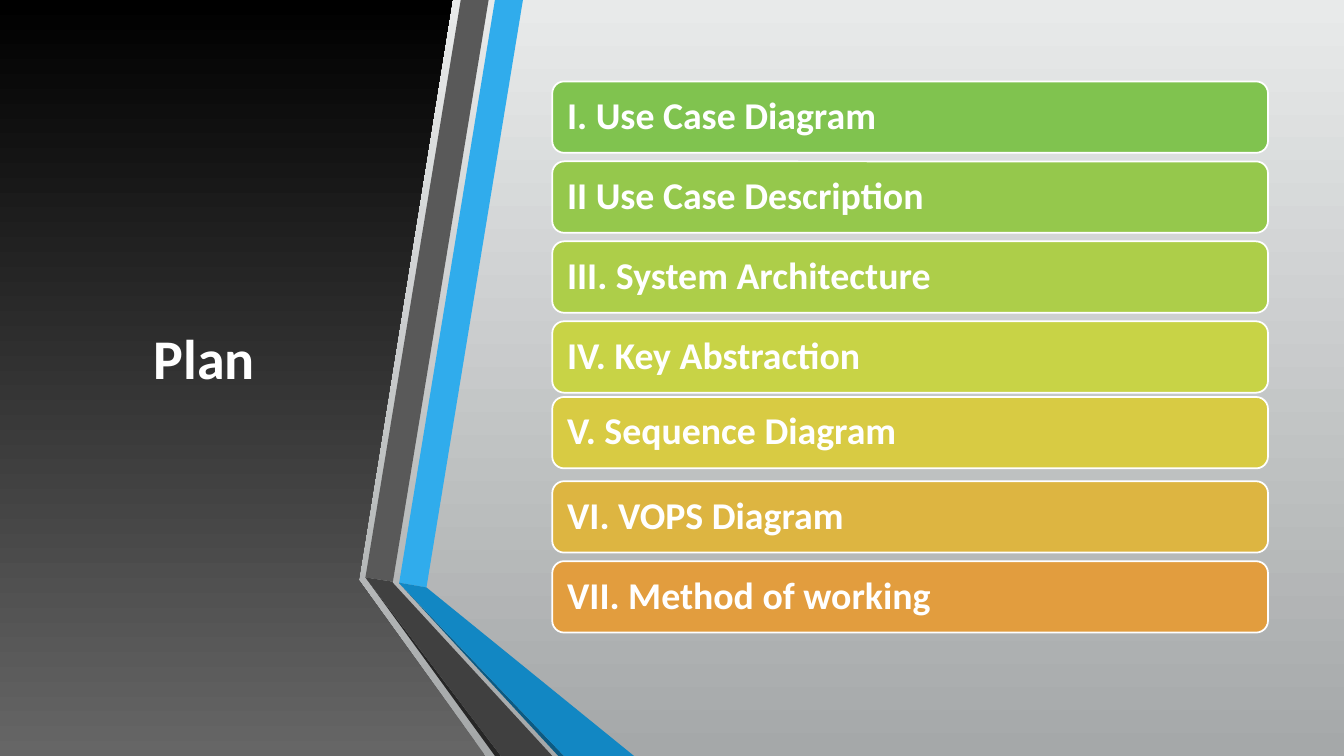
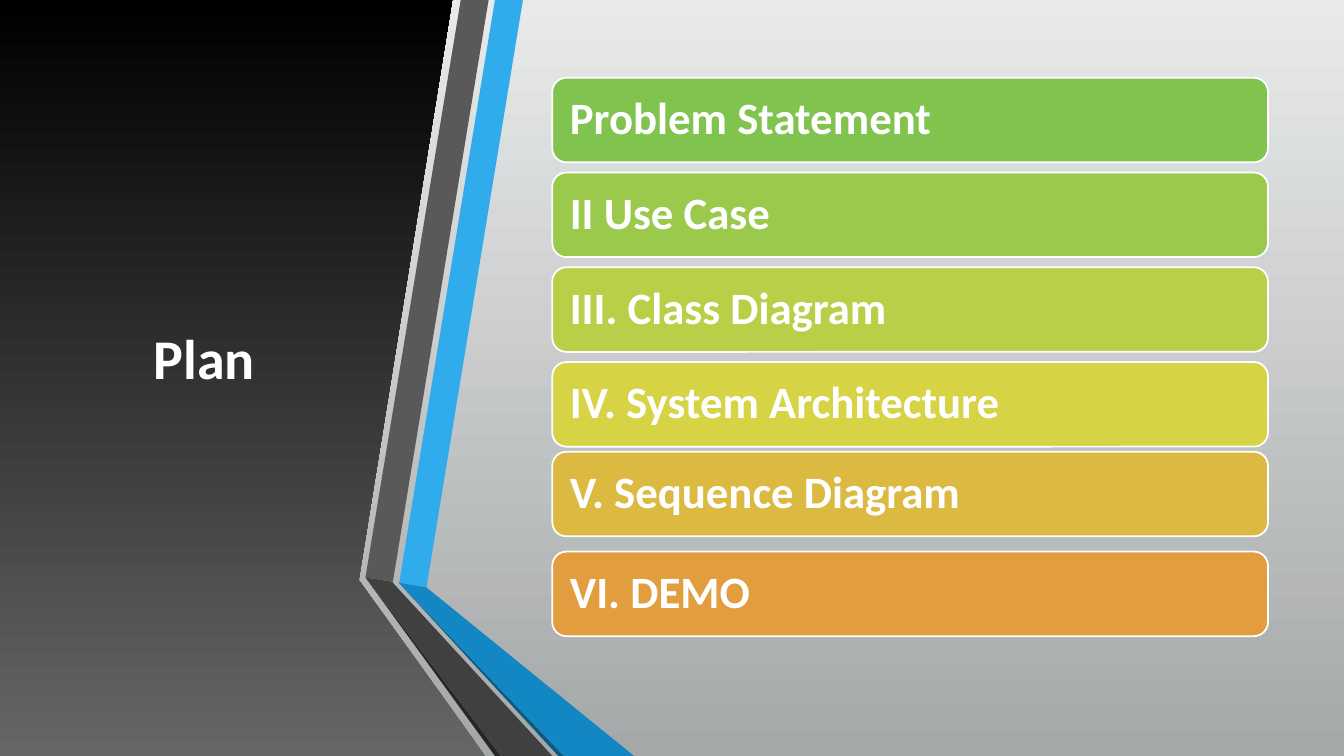
Before and after one commit to zebiba44/MUMScheduler-Team1, a slide deck: slide 2 of Technical documentation/Presentation/MUMSchedulerfinal.pptx. Drawn at 1344x756 pixels with LibreOffice and Linux fonts; fonts in the diff are those of the drawing. Boxes give left, top, right and bottom in pixels: in the first picture for what was removed or moved away, otherwise in the second. Text is boxed around its words. In the diff, an @@ line names an element or a change of style, - is before the commit and + after.

```diff
--- a/Technical documentation/Presentation/MUMSchedulerfinal.pptx
+++ b/Technical documentation/Presentation/MUMSchedulerfinal.pptx
@@ rounded rectangle: place and size @@
-rounded rectangle at (553, 82, 1268, 153)
+rounded rectangle at (553, 78, 1268, 162)
@@ text added at (570, 102, 931, 135), 32 pt, text #FFFFFF, bold @@
+Problem Statement
@@ rounded rectangle: place and size @@
-rounded rectangle at (553, 161, 1268, 233)
+rounded rectangle at (553, 172, 1268, 257)
@@ rounded rectangle at (553, 172, 1268, 257): fill #95C84C to #9AC94B @@
@@ text at (570, 199, 770, 230): text changed; size 27 to 32 pt @@
-II Use Case Description
+II Use Case
@@ rounded rectangle: place and size @@
-rounded rectangle at (553, 241, 1268, 313)
+rounded rectangle at (553, 267, 1268, 352)
@@ rounded rectangle at (553, 267, 1268, 352): fill #ADCE49 to #B8D048 @@
@@ text added at (570, 292, 886, 332), 32 pt, text #FFFFFF, bold @@
+III. Class Diagram
@@ rounded rectangle: place and size @@
-rounded rectangle at (553, 397, 1268, 469)
+rounded rectangle at (553, 362, 1268, 447)
@@ rounded rectangle at (553, 362, 1268, 447): fill #D8CB43 to #D6D344 @@
@@ text at (570, 386, 999, 425): text changed; size 27 to 32 pt @@
-III. System Architecture
+IV. System Architecture
@@ rounded rectangle: place and size @@
-rounded rectangle at (553, 481, 1268, 553)
+rounded rectangle at (553, 452, 1268, 536)
@@ rounded rectangle at (553, 452, 1268, 536): fill #DDB541 to #DCBA41 @@
@@ text "V. Sequence Diagram": place and size @@
-text "V. Sequence Diagram" at (567, 417, 897, 451)
+text "V. Sequence Diagram" at (570, 476, 960, 516)
@@ text "V. Sequence Diagram" at (570, 476, 960, 516): size 27 to 32 pt; more space between paragraphs @@
@@ rounded rectangle: place and size @@
-rounded rectangle at (553, 562, 1268, 633)
+rounded rectangle at (553, 552, 1268, 636)
@@ group removed at (553, 102, 1268, 616): 3 texts, 1 rounded rectangle @@
-I. Use Case Diagram
-IV. Key Abstraction
-VII. Method of working
@@ text at (570, 578, 749, 609): text changed; size 27 to 32 pt @@
-VI. VOPS Diagram
+VI. DEMO
```
Also in this commit, not shown: 1 other slide changed, 4 slides added, 10 slides removed.
